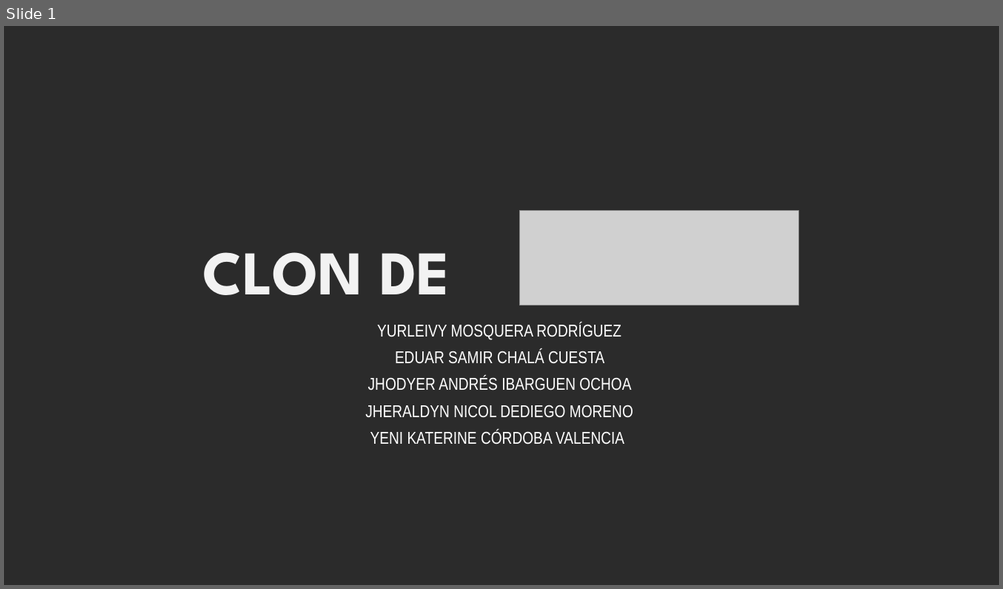
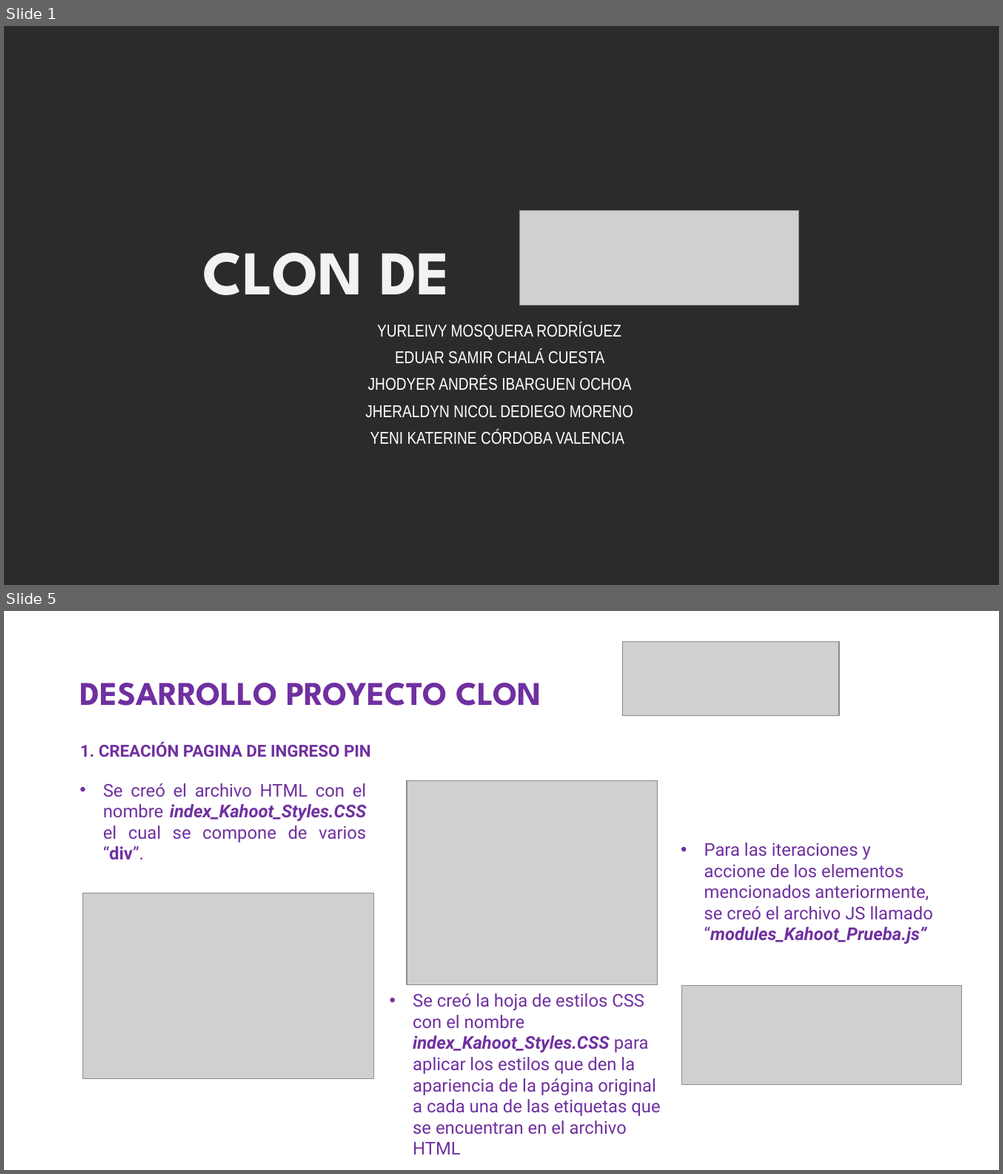
Before and after one commit to eschala/Proyecto_Clonaci-n_Kahoot_2023-2, a slide deck: Kahoot_Files_Beta_ADL/Presentacion CLON KAHOOT.pptx. Shown one above the other, each under a label of ours: slide 1 before the commit, slides 1 and 5 after it; the slides between them are not shown. The pictures are 1003x589 and 1003x1174 pixels, drawn with LibreOffice and Linux fonts; fonts in the diff are those of the drawing; grey boxes stand for pictures; background and template pictures are left out; a plain dark background stands for a picture behind light text. Boxes give left, top, right and bottom in pixels: in the first picture for what was removed or moved away, otherwise in the second. Text is boxed around its words. In the diff, an @@ line names an element or a change of style, - is before the commit and + after.

```diff
--- a/Kahoot_Files_Beta_ADL/Presentacion CLON KAHOOT.pptx
+++ b/Kahoot_Files_Beta_ADL/Presentacion CLON KAHOOT.pptx
@@ slide 5 added at (4, 611, 999, 1170), background #FFFFFF @@
@@ picture added at (623, 641, 839, 715) @@
@@ title added at (79, 683, 541, 706), 32 pt, text #7030A0, bold @@
+DESARROLLO PROYECTO CLON
@@ text added at (80, 742, 371, 758), 16 pt, text #7030A0, bold @@
+1. CREACIÓN PAGINA DE INGRESO PIN
@@ text added at (103, 783, 366, 860), 17 pt, text #7030A0 @@
+• Se creó el archivo HTML con el nombre index_Kahoot_Styles.CSS el cual se compone de varios “div”.
@@ picture added at (407, 781, 657, 985) @@
@@ text added at (704, 843, 933, 944), 17 pt, text #7030A0 @@
+• Para las iteraciones y accione de los elementos mencionados anteriormente, se creó el archivo JS llamado “modules_Kahoot_Prueba.js”
@@ picture added at (82, 893, 373, 1079) @@
@@ picture added at (681, 986, 962, 1085) @@
@@ text added at (412, 994, 660, 1155), 17 pt, text #7030A0 @@
+• Se creó la hoja de estilos CSS con el nombre index_Kahoot_Styles.CSS para aplicar los estilos que den la apariencia de la página original a cada una de las etiquetas que se encuentran en el archivo HTML
```
Also in this commit, not shown: 1 slide changed, 2 other slides added, 1 slide removed.
